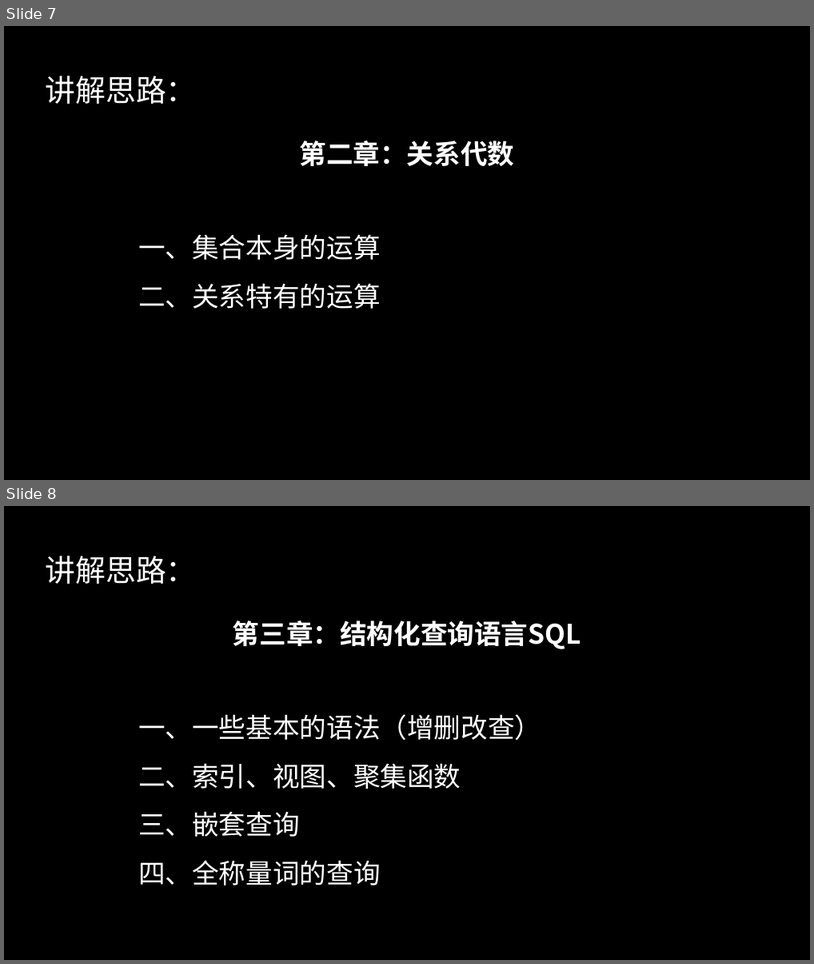
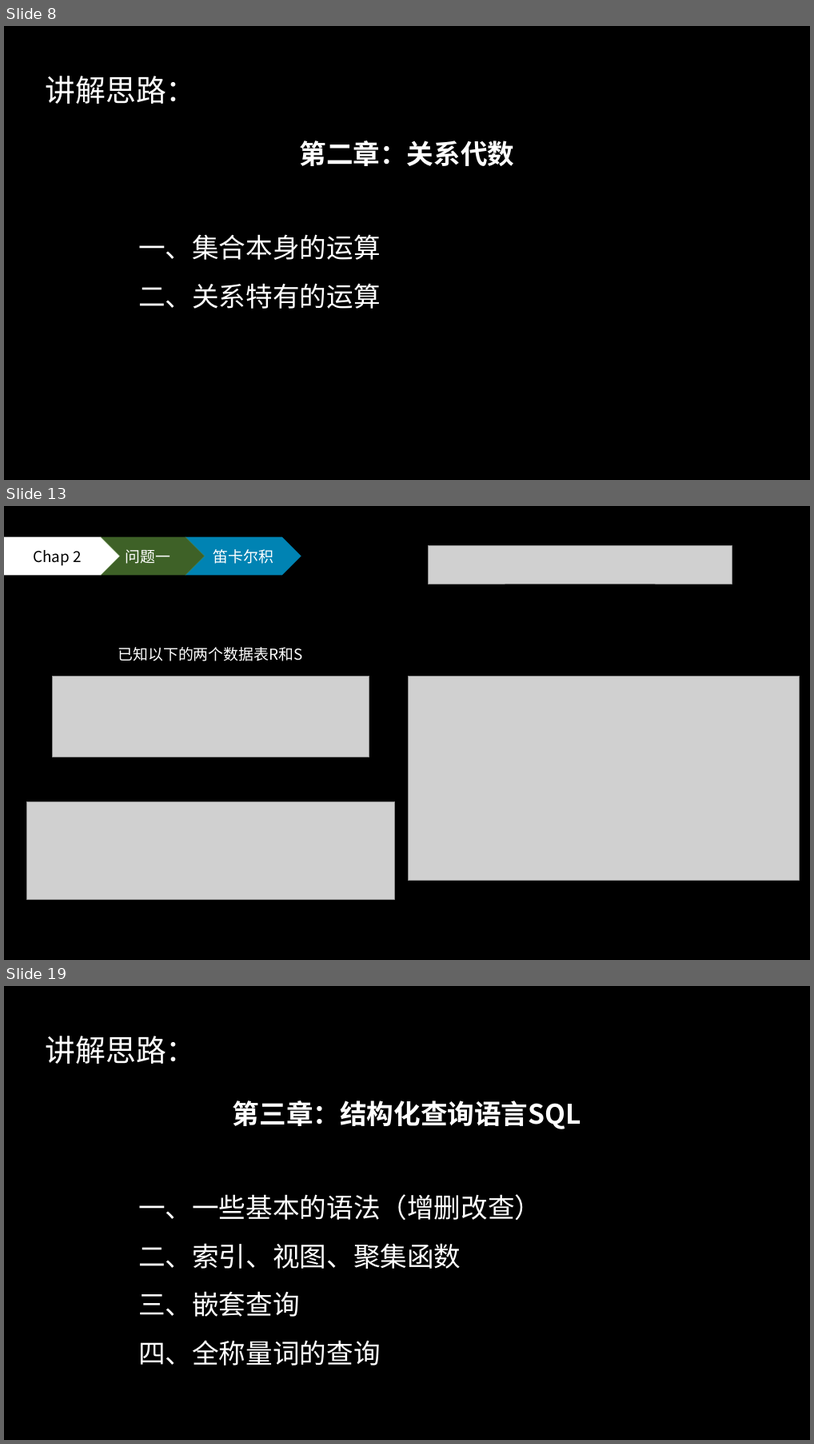
Before and after one commit to 50mengzhu/Database, a slide deck: ReationalDB.pptx. Shown one above the other, each under a label of ours: slides 7 and 8 before the commit, slides 8, 13 and 19 after it; the slides between them are not shown. The pictures are 814x964 and 814x1444 pixels, drawn with LibreOffice and Linux fonts; fonts in the diff are those of the drawing; grey boxes stand for pictures. Boxes give left, top, right and bottom in pixels: in the first picture for what was removed or moved away, otherwise in the second. Text is boxed around its words. In the diff, an @@ line names an element or a change of style, - is before the commit and + after.

```diff
--- a/ReationalDB.pptx
+++ b/ReationalDB.pptx
@@ slide 13 added at (x1=4, y1=506, x2=810, y2=960), background #000000 @@
@@ pentagon arrow added at (x1=4, y1=537, x2=120, y2=575), fill #FFFFFF, 18 pt, text #000000 @@
+Chap 2
@@ chevron added at (x1=100, y1=537, x2=205, y2=575), fill #548235 at 75% opacity, 18 pt, text #FFFFFF @@
+问题一
@@ chevron added at (x1=186, y1=537, x2=302, y2=575), fill #00B0F0 at 75% opacity, 18 pt, text #FFFFFF @@
+笛卡尔积
@@ picture added at (x1=429, y1=546, x2=732, y2=584) @@
@@ text added at (x1=118, y1=647, x2=302, y2=661), 18 pt, text #FFFFFF @@
+已知以下的两个数据表R和S
@@ picture added at (x1=53, y1=676, x2=370, y2=756) @@
@@ picture added at (x1=409, y1=676, x2=800, y2=880) @@
@@ picture added at (x1=27, y1=801, x2=395, y2=899) @@
@@ what was slide 7 is now slide 8 @@
@@ what was slide 8 is now slide 19 @@
```
Also in this commit, not shown: 4 slides changed, 19 other slides added, 3 slides removed, 1 other file.
